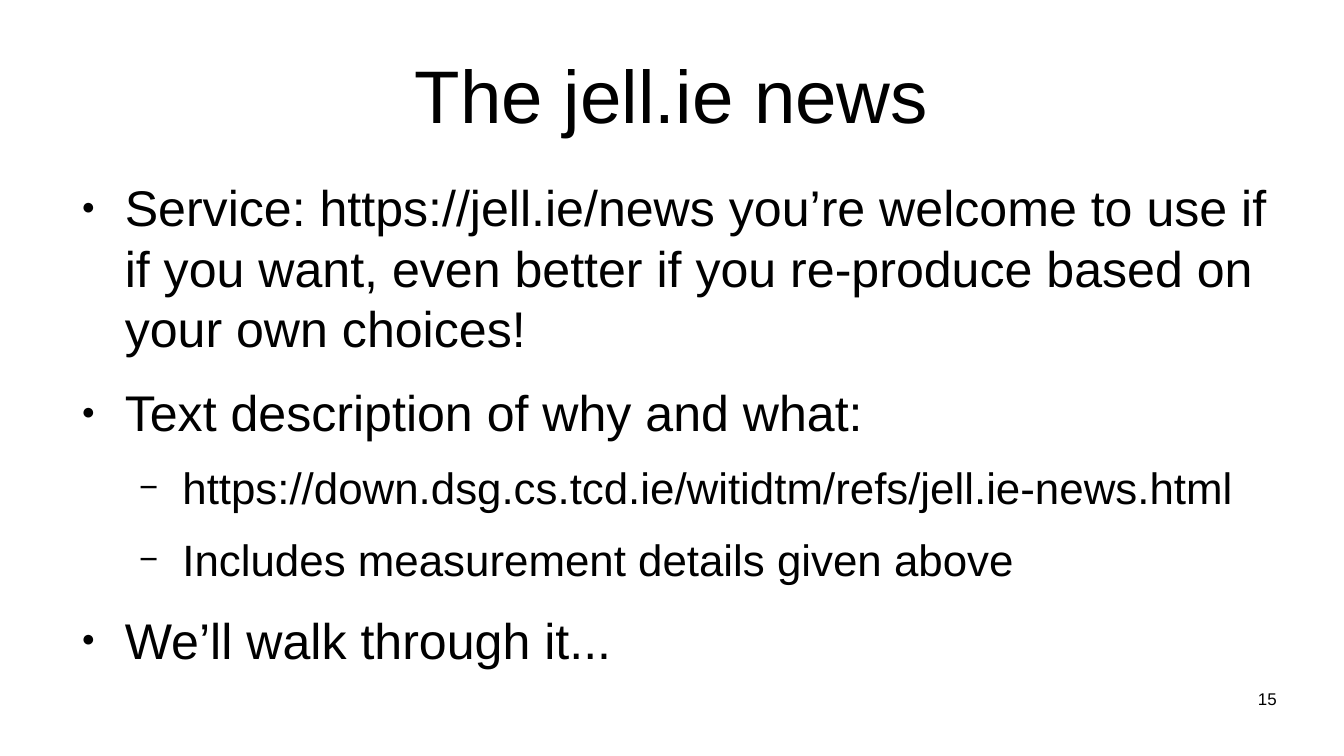
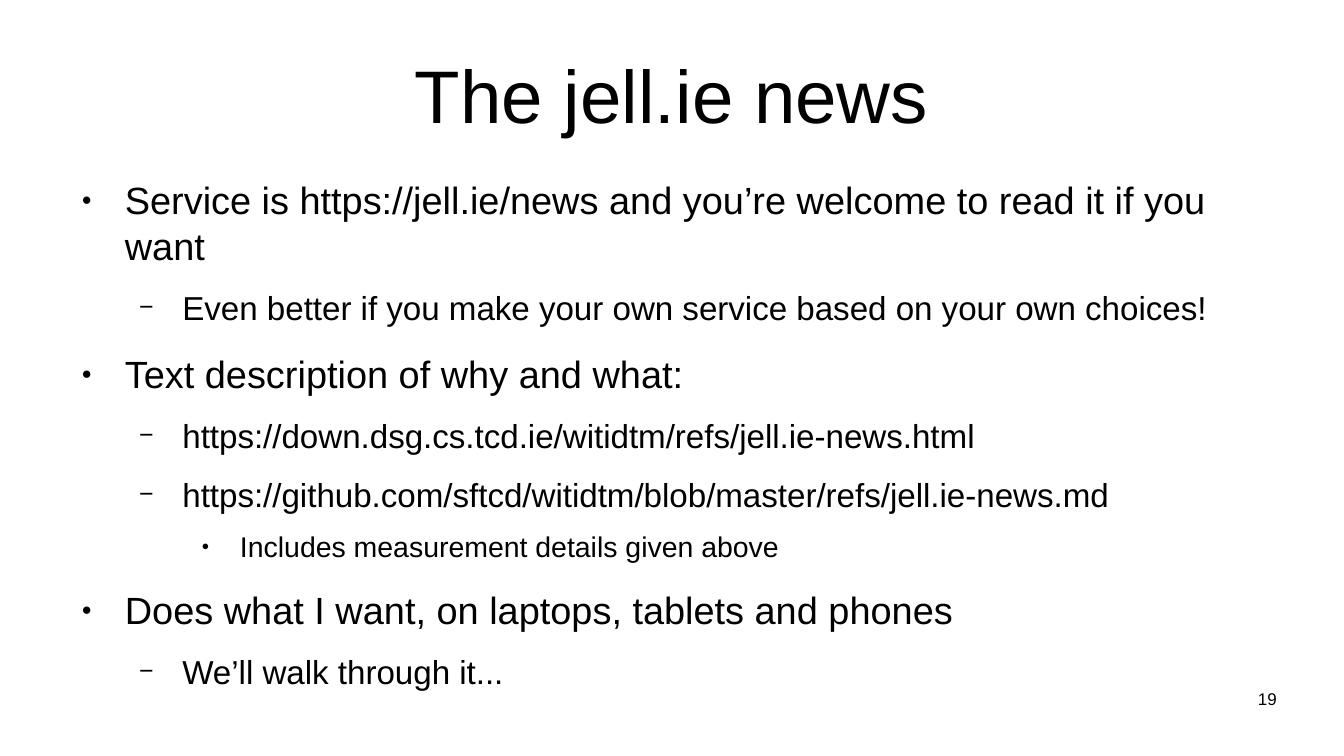
Before and after one commit to sftcd/witidtm, a slide deck: slide 19 of lectures/300-jellie.odp (slide 15 before the commit). Drawn at 1344x756 pixels with LibreOffice and Linux fonts; fonts in the diff are those of the drawing. Boxes give left, top, right and bottom in pixels: in the first picture for what was removed or moved away, otherwise in the second. Text is boxed around its words. In the diff, an @@ line names an element or a change of style, - is before the commit and + after.

Commit message:
moar news

```diff
--- a/lectures/300-jellie.odp
+++ b/lectures/300-jellie.odp
@@ text at box(125, 186, 1206, 326): text changed; size 29.6 to 22.4 pt @@
-● Service: https://jell.ie/news you’re welcome to use if if you want, even better if you re-produce based on your own choices!
+● Service is https://jell.ie/news and you’re welcome to read it if you want
+  − Even better if you make your own service based on your own choices!
@@ text at box(125, 360, 974, 562): size 29.6 to 22.4 pt in "Text description of why and what:"; size 25.9 to 19.6 pt in "https://down.dsg.cs.tcd.ie/witidtm/refs/jell.ie-news.html"; size 25.9 to 16.8 pt in "Includes measurement details given above"; size 29.6 to 19.6 pt in "We’ll walk through it..."; bullet − to ●; list level 2 to 3 in "Includes measurement details given above"; bullet ● to −; list level 1 to 2 in "We’ll walk through it..." @@
@@ text at box(182, 483, 1108, 514): paragraph added @@
+  − https://github.com/sftcd/witidtm/blob/master/refs/jell.ie-news.md
@@ text at box(125, 596, 952, 631): paragraph added @@
+● Does what I want, on laptops, tablets and phones
@@ page number at box(1258, 693, 1277, 705): text changed @@
-15
+19
```
Also in this commit, not shown: 4 other slides changed, 5 slides added, 1 other file.
